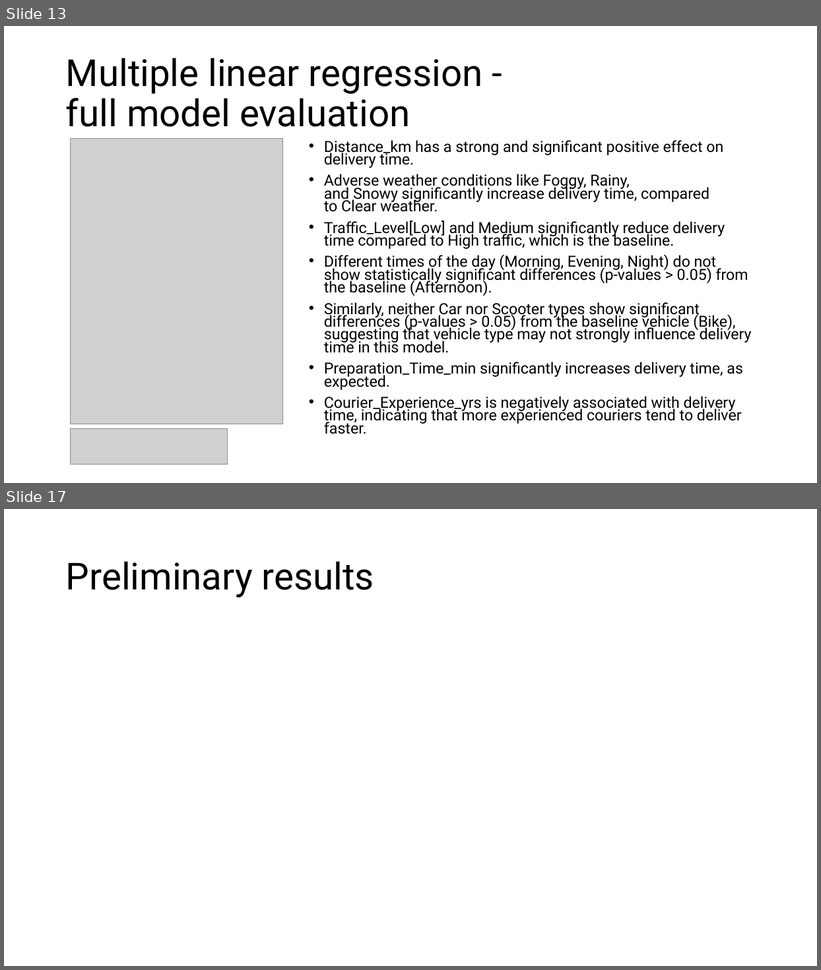
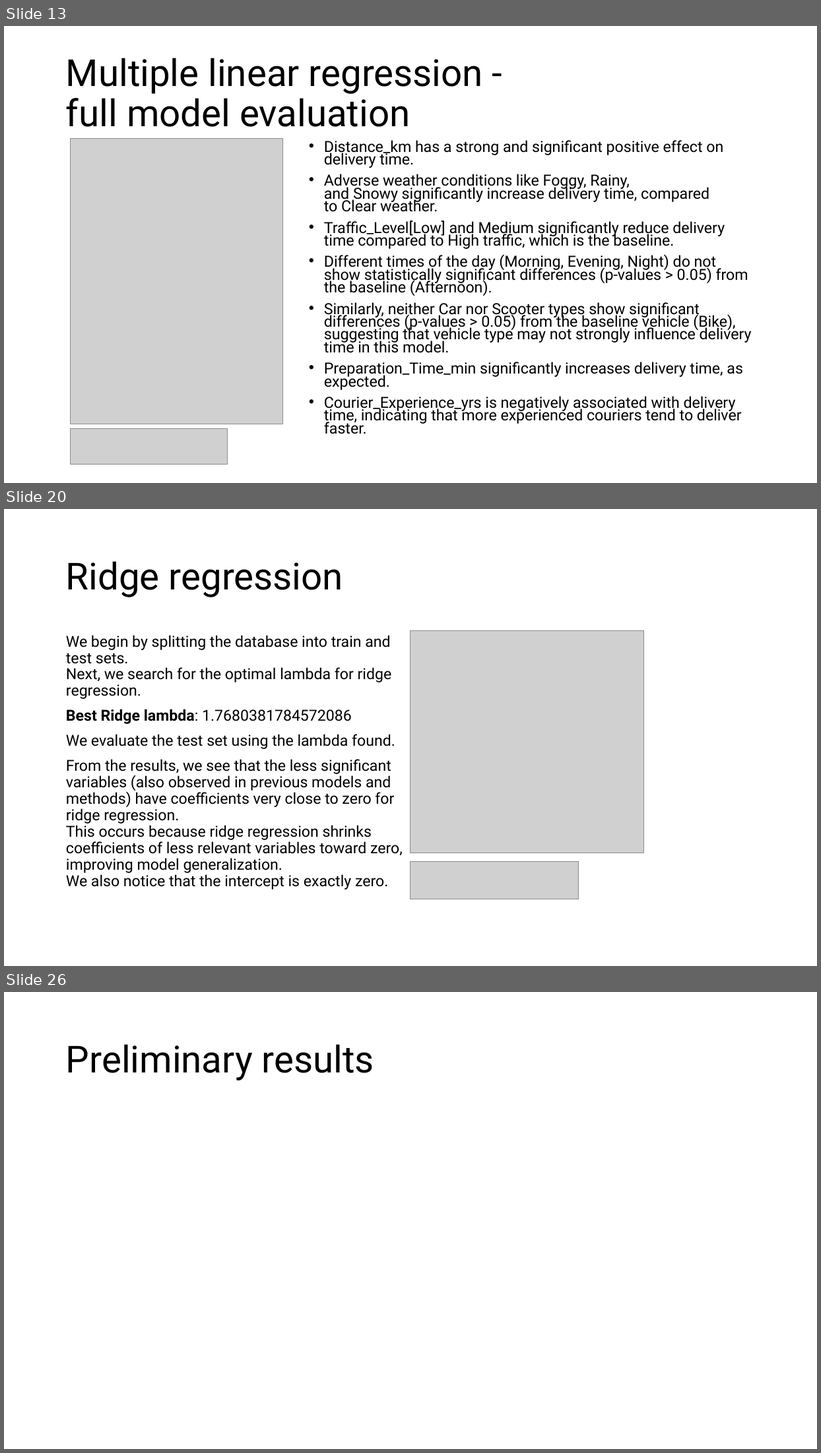
Before and after one commit to DanieleGotti/Food_Delivery_Time_Prediction, a slide deck: Presentazione_progetto.pptx. Shown one above the other, each under a label of ours: slides 13 and 17 before the commit, slides 13, 20 and 26 after it; the slides between them are not shown. The pictures are 821x970 and 821x1453 pixels, drawn with LibreOffice and Linux fonts; fonts in the diff are those of the drawing; grey boxes stand for pictures. Boxes give left, top, right and bottom in pixels: in the first picture for what was removed or moved away, otherwise in the second. Text is boxed around its words. In the diff, an @@ line names an element or a change of style, - is before the commit and + after.

```diff
--- a/Presentazione_progetto.pptx
+++ b/Presentazione_progetto.pptx
@@ slide 20 added at [4,509,817,966], background #FFFFFF @@
@@ title added at [66,561,343,597], 44 pt, text #000000 @@
+Ridge regression
@@ text added at [66,635,403,890], 18 pt, text #000000 @@
+We begin by splitting the database into train and test sets.
+Next, we search for the optimal lambda for ridge regression.
+Best Ridge lambda: 1.7680381784572086
+We evaluate the test set using the lambda found.
+From the results, we see that the less significant variables (also observed in previous models and methods) have coefficients very close to zero for ridge regression.
+This occurs because ridge regression shrinks coefficients of less relevant variables toward zero, improving model generalization.
+We also notice that the intercept is exactly zero.
@@ picture added at [411,631,644,853] @@
@@ picture added at [411,862,579,900] @@
@@ what was slide 17 is now slide 26 @@
```
Also in this commit, not shown: 5 slides changed, 8 other slides added, 42 other files.
